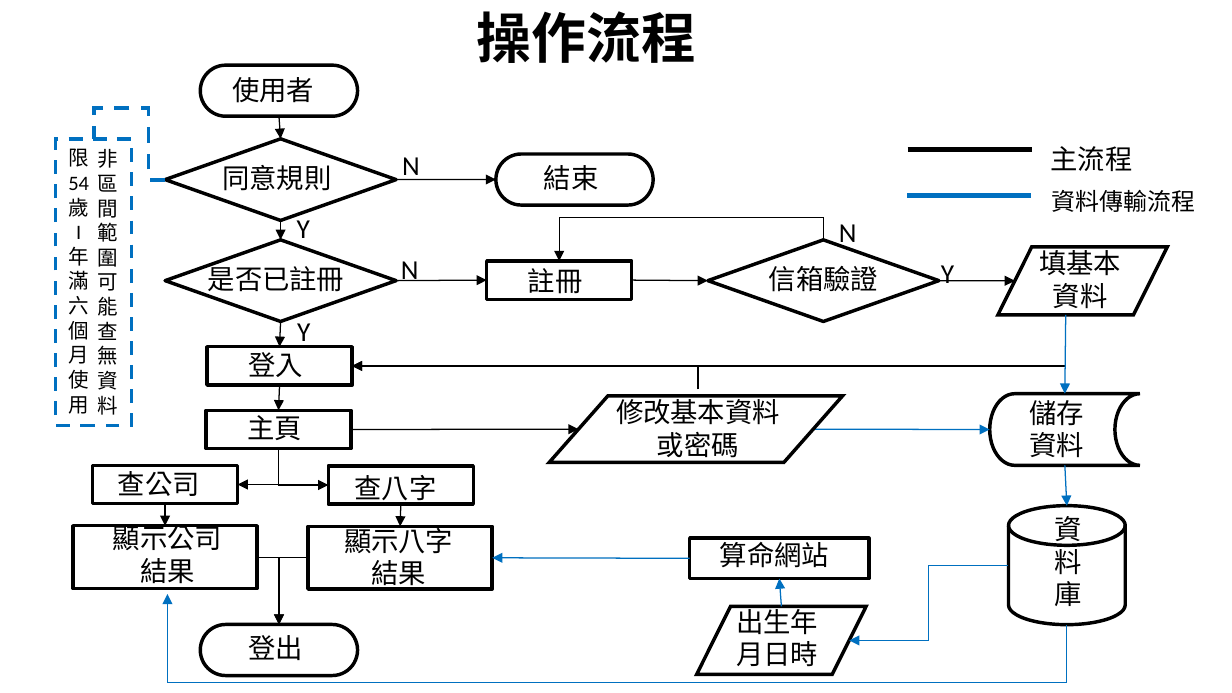
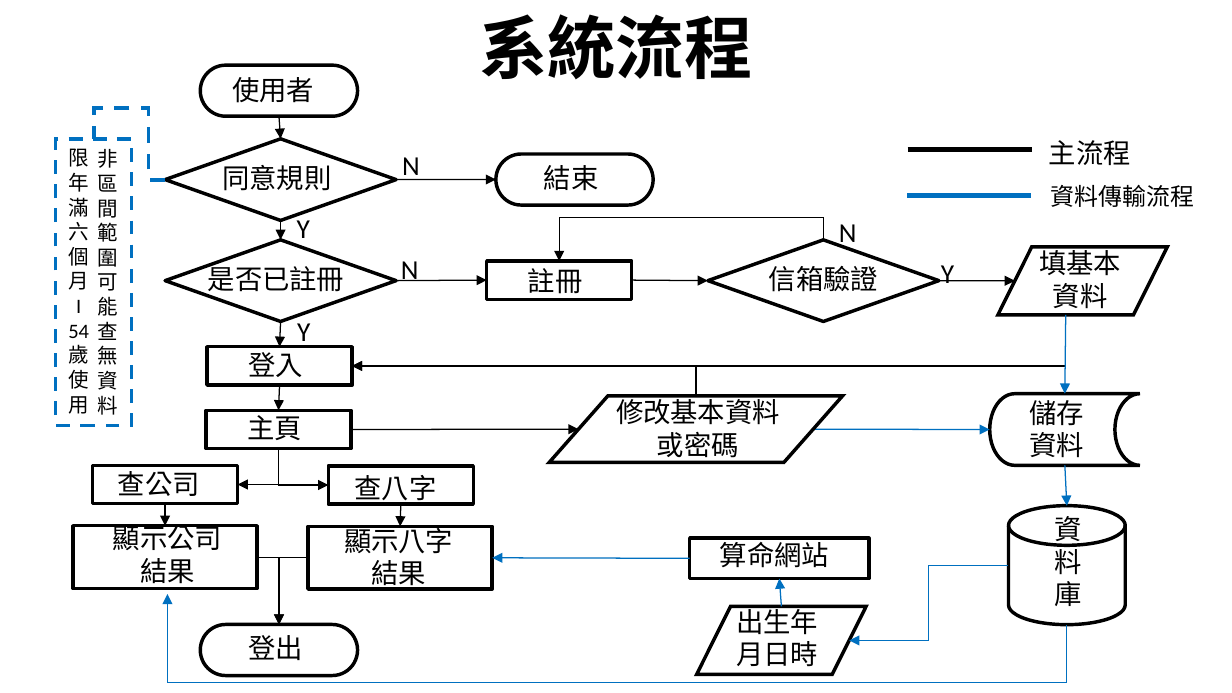
Before and after one commit to PoChiaoLin/nativityAnalysis, a slide deck: slide 5 of 套版 墨竹.pptx (slide 4 before the commit). Drawn at 1232x693 pixels with LibreOffice and Linux fonts; fonts in the diff are those of the drawing; background and template pictures are left out. Boxes give left, top, right and bottom in pixels: in the first picture for what was removed or moved away, otherwise in the second. Text is boxed around its words. In the diff, an @@ line names an element or a change of style, - is before the commit and + after.

```diff
--- a/套版 墨竹.pptx
+++ b/套版 墨竹.pptx
@@ text "系統流程" at (479,14,753,79): vertical alignment top to middle @@
@@ text at (479,14,753,79): text changed; size 32 to 40 pt @@
-操作流程
+系統流程
@@ text "主流程": place and size @@
-text "主流程" at (1051,146,1133,171)
+text "主流程" at (1049,140,1131,165)
@@ text at (68,176,89,239): paragraphs removed @@
-54
-歲
-I
@@ text "資料傳輸流程": place and size @@
-text "資料傳輸流程" at (1052,190,1196,212)
+text "資料傳輸流程" at (1050,185,1194,207)
@@ text at (68,300,89,364): paragraphs added @@
+I
+54
+歲
@@ elbow arrow moved from (699, 389) - (352, 366) to (696, 395) - (352, 366) @@
```
Also in this commit, not shown: 1 other slide changed, 10 slides added, 3 slides removed, 6 other files.
